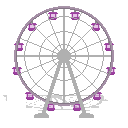
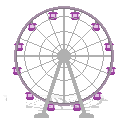
Comparing the layer stacks of the two 128 x 128 images. Changes:
painted on "Layer 5 copy 2" over 3, 95, 104, 98
